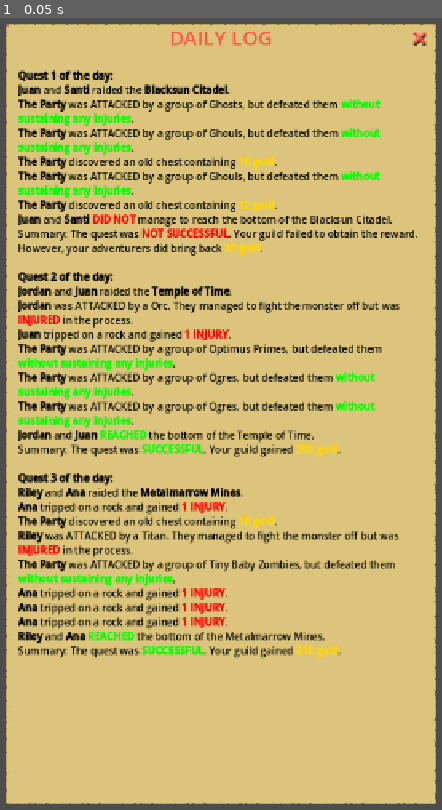
Above: before the commit, frame 1.
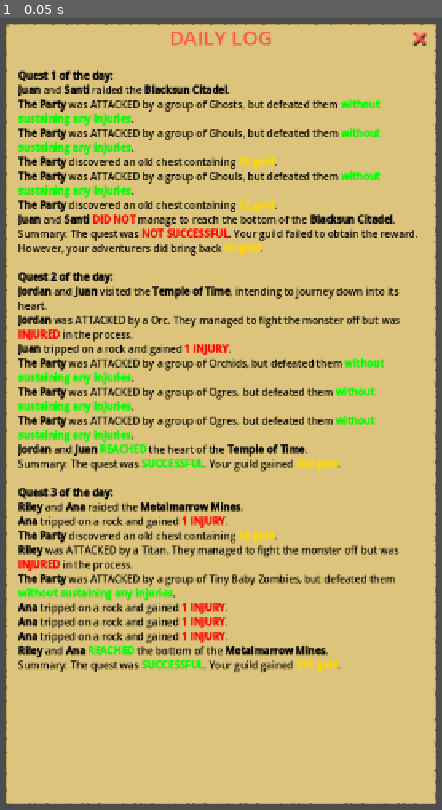
Above: after the commit, the same moment.

Repository: ActuallySanta/Fantasy-Guild-Manager
Game: Godot game, scene res://Scenes/UI/Reusable Elements/dialogue_box.tscn
Same seed, same stepped clock (60 frames per second), same inputs: the game is played once before the commit and once after it. This scene is started directly instead of the project's main scene.
Inputs:
- Up to frame 1 (0.05 s): no input

The runs differ from the first frame. In frame 1, 15% of the frame differs, in the area x 4-91%, y 24-83%.

Commit message:
story linked to txt

Diff:
--- a/Globals/external_content_container.gd
+++ b/Globals/external_content_container.gd
@@ -14,6 +14,7 @@
 @export var monsters_test_file_path: String = "res://External Content/Quest Stuff (Test)/Monsters - Sea.txt" #test path for monsters
 @export var dunegon_locations_test_path: String = "res://External Content/Quest Stuff (Test)/Dungeon Names (Locations).txt" #test path for locations
 @export var monsters_2D_test_path: String = "res://External Content/Quest Stuff (Test)/2D Monster Test.txt" #test path for monstrs
+@export var quest_story_test_path: String = "res://External Content/Quest Stuff (Test)/Story Parts Test.txt" #test path
 
 #Character Names
 var male_character_names: Array[String]
@@ -29,6 +30,7 @@
 
 var monster_test_names = []#test array for monsters
 var dungeon_locations: Array[String] #test array for locations
+var quest_story = []
 
 #Used for text replacement
 var child_gender: Array[String] = [
@@ -83,9 +85,17 @@
 	monster_test_names.append([])
 	monster_test_names.append([])
 	monster_test_names.append([])
+
 	monster_test_names[0] = MultiColumnLoader._load_info_from_file(monsters_2D_test_path, 1, 0) #2D test
 	monster_test_names[1] = MultiColumnLoader._load_info_from_file(monsters_2D_test_path, 1, 1) #2D test
 	monster_test_names[2] = MultiColumnLoader._load_info_from_file(monsters_2D_test_path, 1, 2) #2D test
+	#monster_test_names[0] = MultiColumnLoader._load_info_from_rows(monsters_2D_test_path, 0) #2D test
+	#monster_test_names[1] = MultiColumnLoader._load_info_from_rows(monsters_2D_test_path, 1) #2D test
+	#monster_test_names[2] = MultiColumnLoader._load_info_from_rows(monsters_2D_test_path, 2) #2D test
+
+	quest_story.append(MultiColumnLoader._load_info_from_rows(quest_story_test_path, 0)) #2D test
+	quest_story.append(MultiColumnLoader._load_info_from_rows(quest_story_test_path, 1)) #2D test
+
 	location_names = ProceduralContentLoader._load_info_from_file(dunegon_locations_test_path, 1) #test using locations
 	pass # Replace with function body.
 
@@ -110,6 +120,9 @@
 func get_Dungeon_Name() -> String:
 	var randDungeon = randi_range(0, 5)
 	return location_names[randDungeon]
+
+func get_Quest_Story(quest_idx: int, story_part: int) -> String:
+	return quest_story[quest_idx][story_part]
 
 
 func get_character_icon(_role: GuildCharacter.CharacterRole) -> Texture2D:
--- a/Globals/multicolumn_procedural_loader.gd
+++ b/Globals/multicolumn_procedural_loader.gd
@@ -21,10 +21,37 @@
 
 		var columns: PackedStringArray = row.split("|")
 
-		# Ensure the column index exists in this line to prevent crashes
 		if col_idx < columns.size():
 			arr.append(columns[col_idx])
 
 	file.close()
 	return arr
 	pass
+
+static func _load_info_from_rows(_file_path: String, row_idx) -> Array[String]:
+	var arr: Array[String] = []
+
+	# Open the file
+	var file := FileAccess.open(_file_path, FileAccess.READ)
+
+	# Check if the file opened successfully
+	if not file:
+		print("Error opening file: ", FileAccess.get_open_error())
+		return arr
+
+	var lines: PackedStringArray = file.get_as_text().split("\n")
+	if row_idx < 0 or row_idx >= lines.size():
+		return []
+
+	var row: String = lines[row_idx].strip_edges()
+	if row.is_empty():
+		return []
+
+	var entries: PackedStringArray = row.split("|")
+	var result: Array[String] = []
+
+	for entry in entries:
+		result.append(entry)
+
+	return result
+	pass
--- a/Scripts/Quest Creator/quest_Manager.gd
+++ b/Scripts/Quest Creator/quest_Manager.gd
@@ -15,46 +15,31 @@
 
 # Called when the node enters the scene tree for the first time.
 func _ready() -> void:
-
-	print("My node: ", name)
-	print("My parent: ", get_parent().name)
-	print("Children of parent: ", get_parent().get_children())
-
 	thisQuest = CreatedQuest.new()
 	var adventurerArray : Array[GuildCharacter]
+	var questResults : String
+
 	adventurerArray = thisQuest.generatePartyDuo()
-	var questResults : String
 	questResults = thisQuest.generateResults(adventurerArray, 80.0)
-
 	acceptedQuestResults.append(questResults)
 
 	testQuestNumber = testQuestNumber + 1
-
-	print(thisQuest.questTitle)
 	print(questResults, "\n")
-	print(thisQuest.questSummary)
 
 	thisQuest = CreatedQuest.new()
 	adventurerArray = thisQuest.generatePartyDuo()
 	questResults = thisQuest.generateResults(adventurerArray, 80.0)
-
 	acceptedQuestResults.append(questResults)
 
 	testQuestNumber = testQuestNumber + 1
-
-	print(thisQuest.questTitle)
 	print(questResults, "\n")
-	print(thisQuest.questSummary)
 
 	thisQuest = CreatedQuest.new()
 	adventurerArray = thisQuest.generatePartyDuo()
 	questResults = thisQuest.generateResults(adventurerArray, 80.0)
-
 	acceptedQuestResults.append(questResults)
 
-	print(thisQuest.questTitle)
 	print(questResults, "\n")
-	print(thisQuest.questSummary)
 
 	if rich_text != null :
 		rich_text.changeText(acceptedQuestResults)
--- a/Scripts/Quest Creator/quest_resource.gd
+++ b/Scripts/Quest Creator/quest_resource.gd
@@ -27,11 +27,6 @@
 
 #enum for modifiers if we ever choose to do them
 
-#might hardcode these we will see based on scope and gdscript and whatnot
-var start: String
-var middle: String
-var end: String
-
 var goldReward: int;
 #var for statReward if applicable
 
@@ -43,8 +38,6 @@
 var favStat: FavoredStat
 #var for modifier(s) if we ever choose to do that
 
-var monsters: Array[String] #temp array for monsters for early testing
-
 var questTitle: String:
 	get:
 		return questTitle
@@ -53,34 +46,26 @@
 	get:
 		return questSummary
 
-#need to pull a bunch of stuff out of spreadsheet somehow at some time
-#start, middle, end, location, and flavors all need to be pulled out, probably
-#at generation - monsters can be pulled out later but only if that's realistic
+var questNum: int:
+	get:
+		return questNum
 
-#don't know yet if this needs to be sent somewhere either, but I assume we want this as void regardless
+
 func _init() -> void:
 	#hard coding variables for intial testing
 	difficulty = 0;
 	type = 0;
 	favStat = 0;
+	questNum = randi_range(0, 1)
 
 	location = ExternalContentContainer.get_Dungeon_Name()
 	goldReward = 200;
-
-	#set here for early testing only
-	monsters.append("Hydra")
-	monsters.append("Gorgon")
-	monsters.append("Medusa")
-	monsters.append("Dragon")
-	monsters.append("Skeleton Warrior")
-	monsters.append("Nathaniel Klubek")
 
 	questTitle = str("Raid the ", location)
 
 	print("")
 
 	#set variables
-	#generate description -> I don't know if that will be held here or not
 	pass
 
 func calcSuccessChance(_questingAdventurers: Array[GuildCharacter]) -> float:
@@ -95,8 +80,9 @@
 	var party : Array[GuildCharacter]
 	party = generatePartyDuo()
 
-	returnString = str(returnString, "[b]", _questingAdventurers[0].name, "[/b] and [b]", _questingAdventurers[1].name,
-	"[/b] raided the [b]", location, "[/b].\n")
+	var data = {"location": location}
+	returnString = str(returnString, "[b]", _questingAdventurers[0].name, "[/b] and [b]", _questingAdventurers[1].name, "[/b] ",
+	ExternalContentContainer.get_Quest_Story(questNum, 1).c_unescape().format(data))
 
 	var loopbreaker = 12
 	while randi_range(-1, 10) < loopbreaker:
@@ -111,7 +97,7 @@
 	match true:
 		_ when successDetermination >= _successChance:
 			returnString = str(returnString, "[b]", _questingAdventurers[0].name, "[/b] and [b]", _questingAdventurers[1].name,
-	" [color=red]DID NOT[/color][/b] manage to reach the bottom of the ", location, ".\n")
+	" ", ExternalContentContainer.get_Quest_Story(questNum, 3).c_unescape().format(data))
 			returnString = str(returnString, "Summary: The quest was [color=red][b]NOT SUCCESSFUL[/b][/color]. Your guild failed to obtain the reward.\n")
 			questSummary = str(questSummary, "Summary: The quest was NOT SUCCESSFUL. Your guild failed to obtain the reward.\n")
 
@@ -120,7 +106,7 @@
 				questSummary = str(questSummary, "However, your adventurers did bring back ", goldReward - 200, " gold")
 		_:
 			returnString = str(returnString, "[b]", _questingAdventurers[0].name, "[/b] and [b]", _questingAdventurers[1].name,
-	"[/b] [color=green][b]REACHED[/b][/color] the bottom of the ", location, ".\n")
+	ExternalContentContainer.get_Quest_Story(questNum, 4).c_unescape().format(data))
 			returnString = str(returnString, "Summary: The quest was [color=green][b]SUCCESSFUL[/b][/color]. Your guild gained [color=gold][b]", goldReward," gold[/b][/color].\n")
 			questSummary = str(questSummary, "Summary: The quest was SUCCESSFUL. Your guild gained ", goldReward," gold.")
 
@@ -147,10 +133,12 @@
 	match true:
 		_ when combatChance >= successDetermination:
 			print(QuestManager.instance.testQuestNumber)
-			returnString = str(returnString, "[b]The Party[/b] was ATTACKED by a group of ", ExternalContentContainer.get_Monster_Name(QuestManager.instance.testQuestNumber),
+			returnString = str(returnString, "[b]The Party[/b] was ATTACKED by a group of ",
+			ExternalContentContainer.get_Monster_Name(QuestManager.instance.testQuestNumber),
 			"s, but defeated them [color=green][b]without sustaining any injuries[/b][/color].\n")
 		_:
-			returnString = str(returnString, "[b]", _questingAdventurers[0].name, "[/b] was ATTACKED by a ", ExternalContentContainer.get_Monster_Name(QuestManager.instance.testQuestNumber),
+			returnString = str(returnString, "[b]", _questingAdventurers[0].name, "[/b] was ATTACKED by a ",
+			ExternalContentContainer.get_Monster_Name(QuestManager.instance.testQuestNumber),
 			". They managed to fight the monster off but was [color=red][b]INJURED[/b][/color] in the process.\n")
 	return returnString
 
Not shown, changed: External Content/Quest Stuff (Test)/2D Monster Test.txt
Not shown, added: External Content/Quest Stuff (Test)/Story Parts Test.txt
